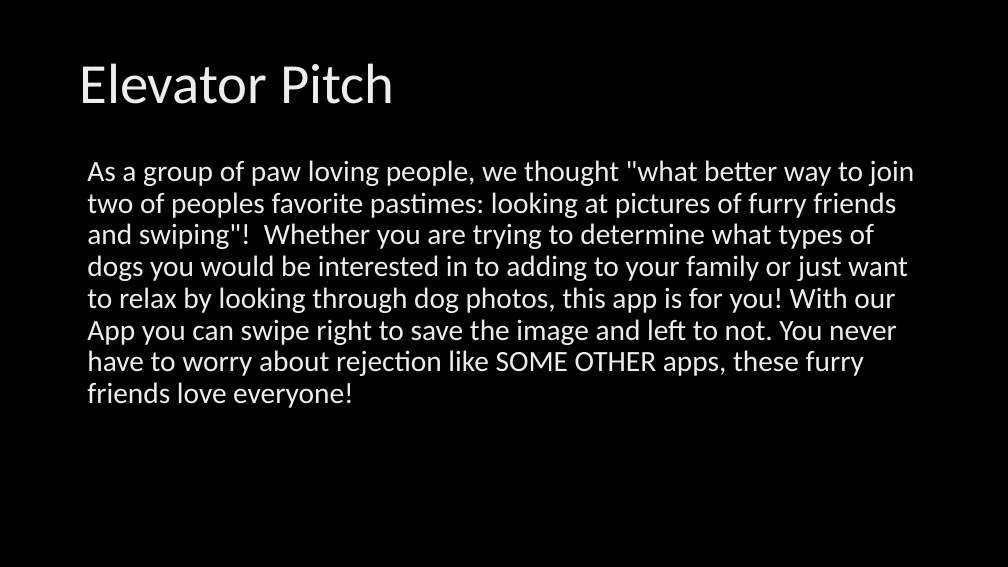
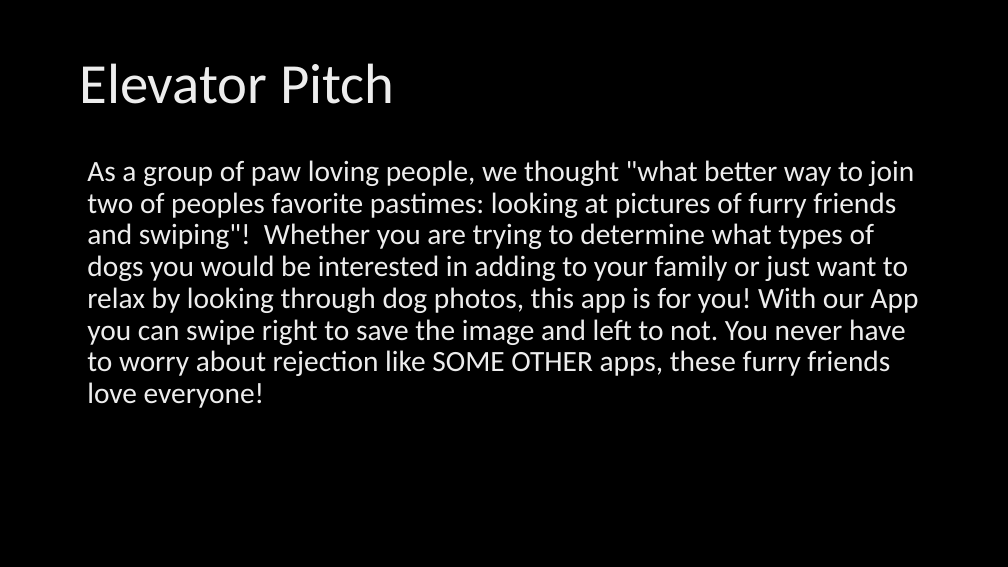
Before and after one commit to DesCoding/Project2, a slide deck: slide 2 of assets/PuppyLoveProject2.pptx. Drawn at 1008x567 pixels with LibreOffice and Linux fonts; fonts in the diff are those of the drawing; background and template pictures are left out. Boxes give left, top, right and bottom in pixels: in the first picture for what was removed or moved away, otherwise in the second. Text is boxed around its words. In the diff, an @@ line names an element or a change of style, - is before the commit and + after.

```diff
--- a/assets/PuppyLoveProject2.pptx
+++ b/assets/PuppyLoveProject2.pptx
@@ text at box(87, 160, 919, 408): text changed @@
-As a group of paw loving people, we thought "what better way to join two of peoples favorite pastimes: looking at pictures of furry friends and swiping"! Whether you are trying to determine what types of dogs you would be interested in to adding to your family or just want to relax by looking through dog photos, this app is for you! With our App you can swipe right to save the image and left to not. You never have to worry about rejection like SOME OTHER apps, these furry friends love everyone!
+As a group of paw loving people, we thought "what better way to join two of peoples favorite pastimes: looking at pictures of furry friends and swiping"! Whether you are trying to determine what types of dogs you would be interested in adding to your family or just want to relax by looking through dog photos, this app is for you! With our App you can swipe right to save the image and left to not. You never have to worry about rejection like SOME OTHER apps, these furry friends love everyone!
```
Also in this commit, not shown: 4 other slides changed, 14 other files.
